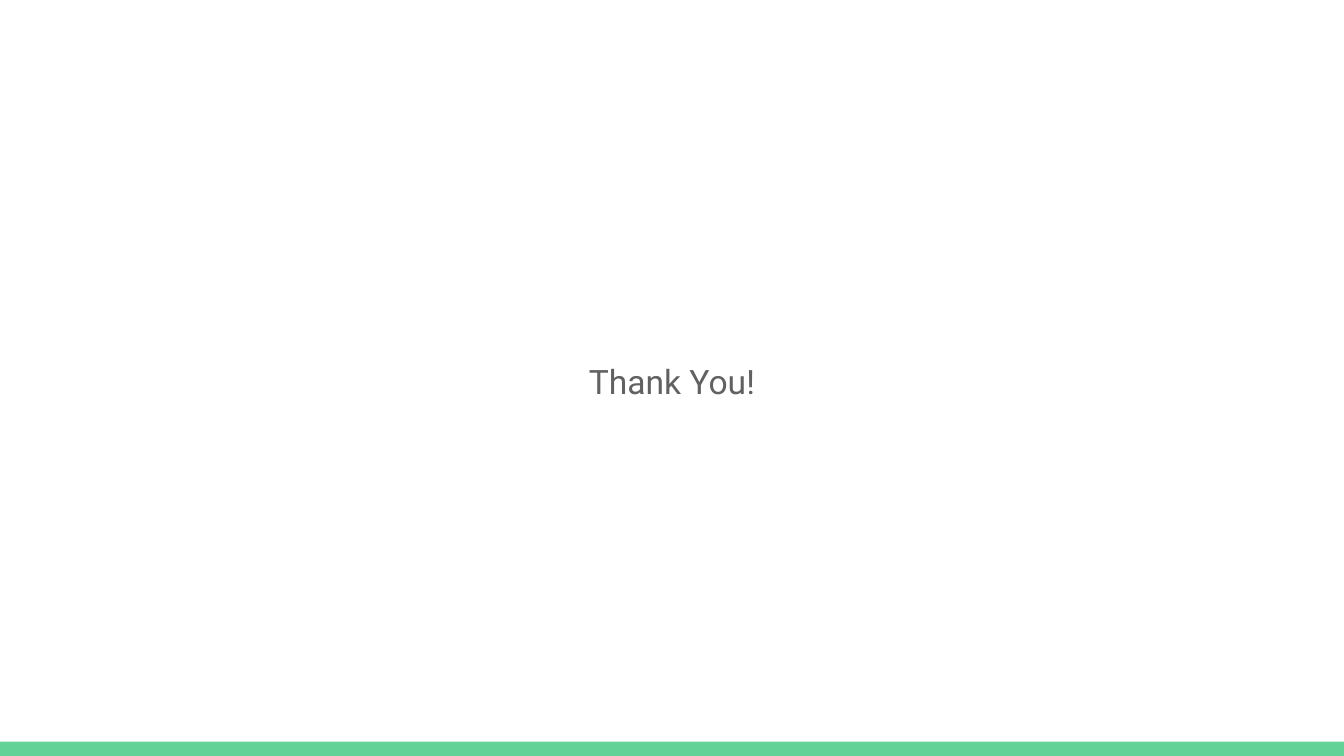
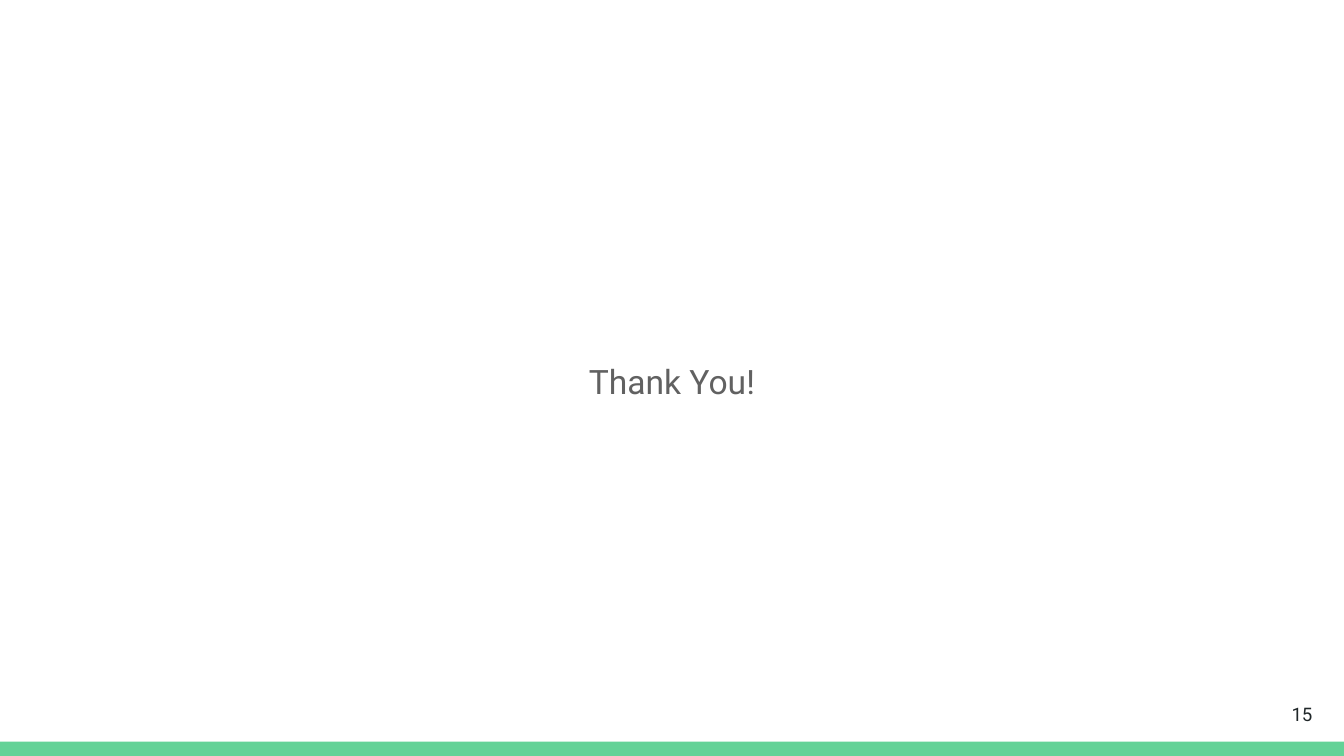
Before and after one commit to mdFuadIslam/cse438, a slide deck: slide 15 of Submission4/Slide.pptx (slide 7 before the commit). Drawn at 1344x756 pixels with LibreOffice and Linux fonts; fonts in the diff are those of the drawing. Boxes give left, top, right and bottom in pixels: in the first picture for what was removed or moved away, otherwise in the second. Text is boxed around its words. In the diff, an @@ line names an element or a change of style, - is before the commit and + after.

```diff
--- a/Submission4/Slide.pptx
+++ b/Submission4/Slide.pptx
@@ page number added at box(1292, 707, 1313, 721), 10 pt, text #202729 @@
+15
```
Also in this commit, not shown: 3 other slides changed, 10 slides added, 2 slides removed, 4 other files.
